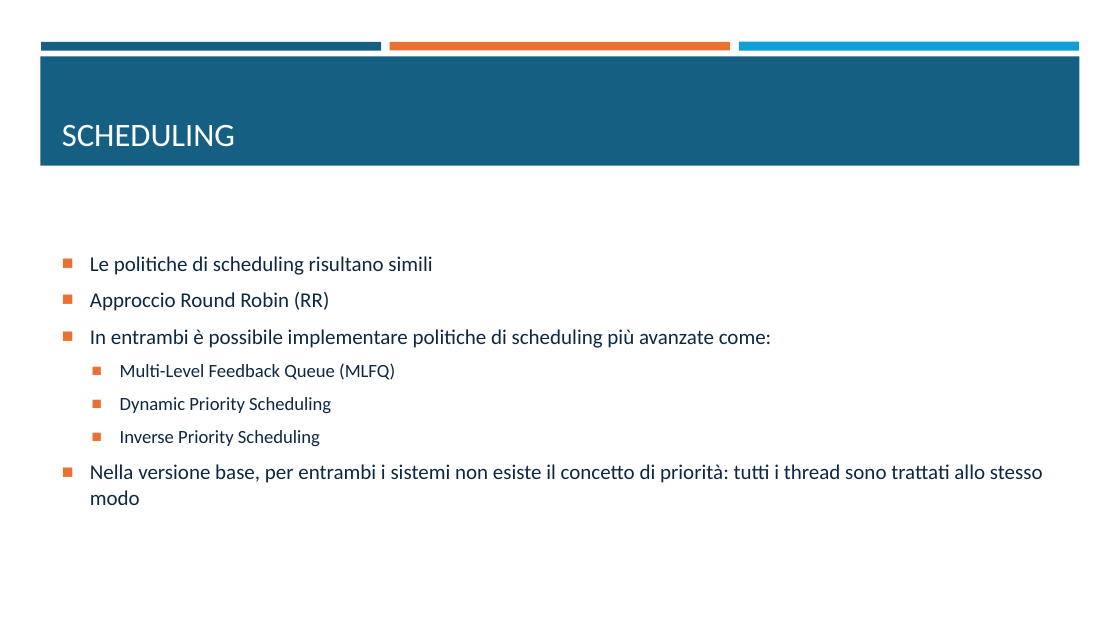
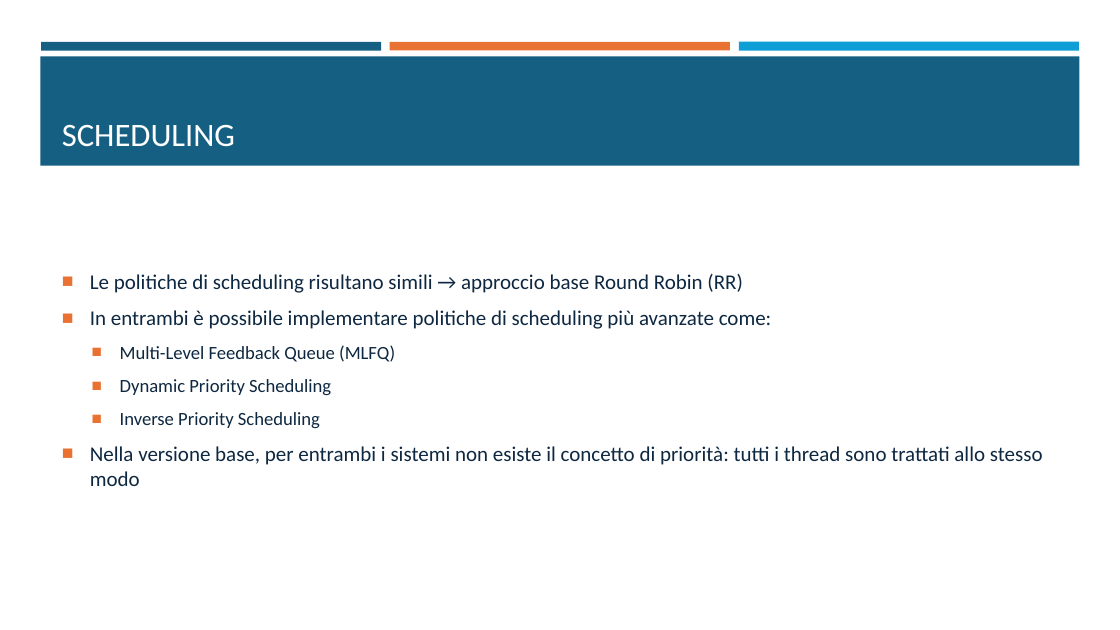
Before and after one commit to fraancyM/PintOS, a slide deck: slide 6 of Progetto_SO.pptx. Drawn at 1120x630 pixels with LibreOffice and Linux fonts; fonts in the diff are those of the drawing. Boxes give left, top, right and bottom in pixels: in the first picture for what was removed or moved away, otherwise in the second. Text is boxed around its words. In the diff, an @@ line names an element or a change of style, - is before the commit and + after.

```diff
--- a/Progetto_SO.pptx
+++ b/Progetto_SO.pptx
@@ text at (90,274,742,293): text changed @@
-■ Le politiche di scheduling risultano simili
-■ Approccio Round Robin (RR)
+■ Le politiche di scheduling risultano simili → approccio base Round Robin (RR)
```
Also in this commit, not shown: 4 other slides changed, 2 slides added, 1 other file.
